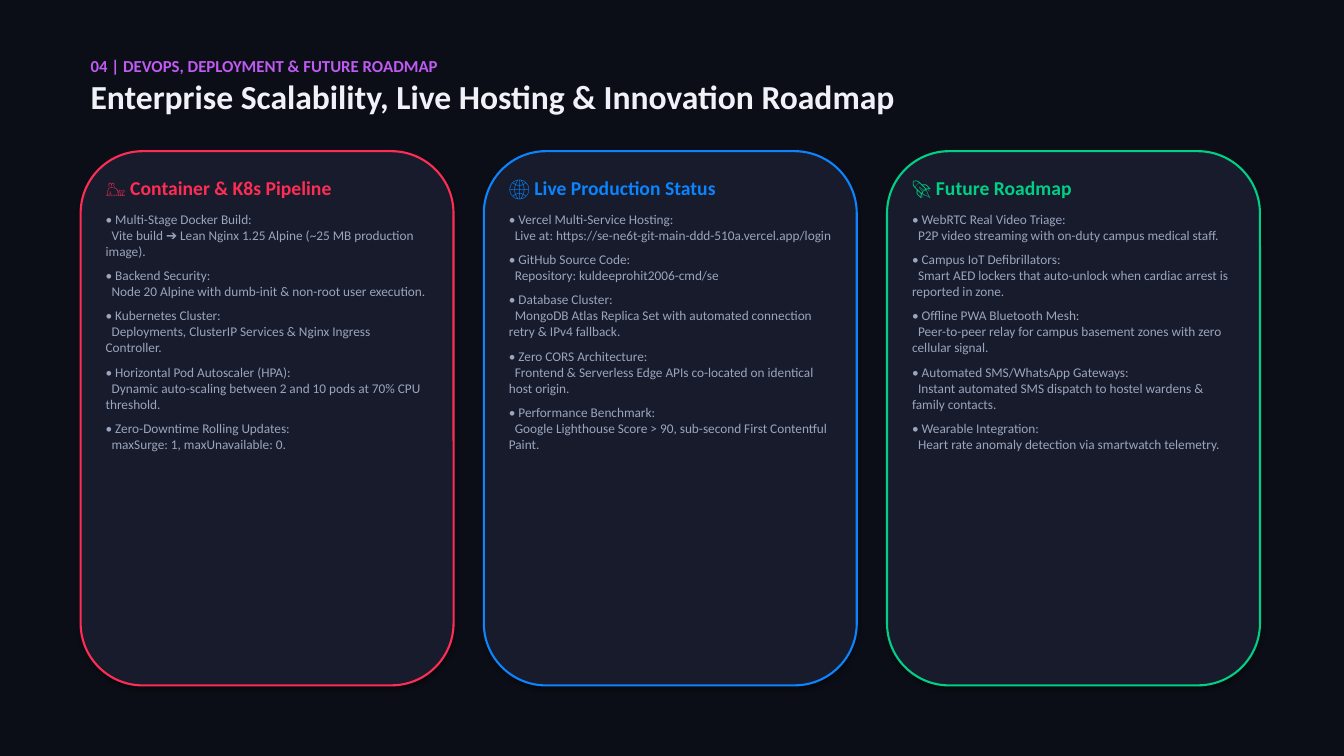
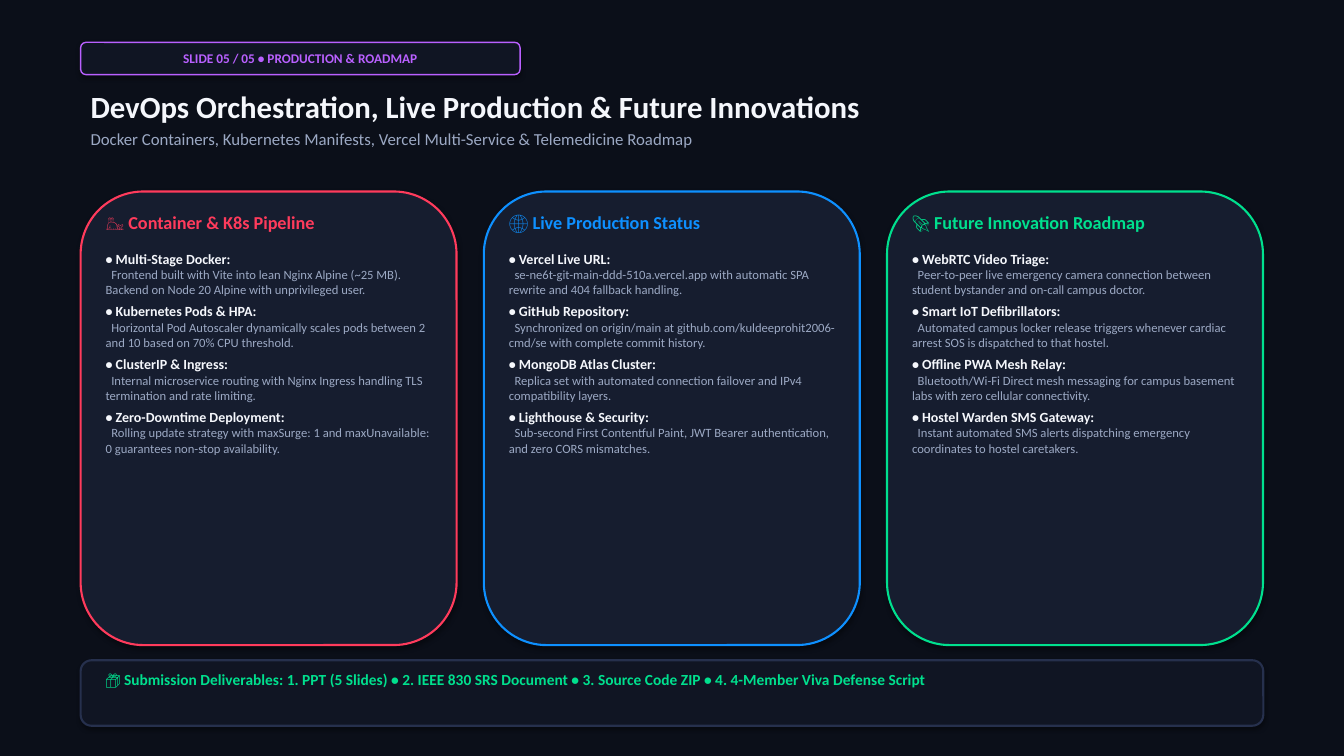
Before and after one commit to kuldeeprohit2006-cmd/se, a slide deck: slide 5 of Project_Submission_Package/MediGuard_Presentation_4_Slides.pptx. Drawn at 1344x756 pixels with LibreOffice and Linux fonts; fonts in the diff are those of the drawing. Boxes give left, top, right and bottom in pixels: in the first picture for what was removed or moved away, otherwise in the second. Text is boxed around its words. In the diff, an @@ line names an element or a change of style, - is before the commit and + after.

Commit message:
feat: add beautiful Google Slides PPTX, fix Vercel SPA routing and update live URLs

```diff
--- a/Project_Submission_Package/MediGuard_Presentation_4_Slides.pptx
+++ b/Project_Submission_Package/MediGuard_Presentation_4_Slides.pptx
@@ rectangle at bbox=[0, 0, 1344, 756]: fill #0C0E17 to #0B0F19 @@
@@ rounded rectangle added at bbox=[81, 42, 520, 75], fill #101523, outline #B960FF 1 pt, 9.5 pt, text #B960FF, bold @@
+SLIDE 05 / 05 • PRODUCTION & ROADMAP
@@ text removed at bbox=[91, 61, 895, 115] @@
-04 | DEVOPS, DEPLOYMENT & FUTURE ROADMAP
-Enterprise Scalability, Live Hosting & Innovation Roadmap
@@ text added at bbox=[91, 96, 859, 148], 12 pt, text #9CA9C4 @@
+DevOps Orchestration, Live Production & Future Innovations
+Docker Containers, Kubernetes Manifests, Vercel Multi-Service & Telemedicine Roadmap
@@ rounded rectangle: place and size @@
-rounded rectangle at bbox=[81, 151, 454, 686]
+rounded rectangle at bbox=[81, 192, 457, 645]
@@ rounded rectangle at bbox=[81, 192, 457, 645]: fill #171B2B to #161D2F; outline #FF2D55 1.5 pt to #FF3B5C 1.5 pt @@
@@ text "🐳 Container & K8s Pipeline": place and size @@
-text "🐳 Container & K8s Pipeline" at bbox=[106, 181, 426, 451]
+text "🐳 Container & K8s Pipeline" at bbox=[106, 216, 430, 455]
@@ rounded rectangle: place and size @@
-rounded rectangle at bbox=[484, 151, 857, 686]
+rounded rectangle at bbox=[484, 192, 860, 645]
@@ rounded rectangle at bbox=[484, 192, 860, 645]: fill #171B2B to #161D2F; outline #0A84FF 1.5 pt to #0E90FF 1.5 pt @@
@@ text "🌐 Live Production Status": place and size @@
-text "🌐 Live Production Status" at bbox=[509, 181, 831, 449]
+text "🌐 Live Production Status" at bbox=[509, 216, 835, 453]
@@ rounded rectangle: place and size @@
-rounded rectangle at bbox=[887, 151, 1260, 686]
+rounded rectangle at bbox=[887, 192, 1263, 645]
@@ rounded rectangle at bbox=[887, 192, 1263, 645]: fill #171B2B to #161D2F; outline #00D085 1.5 pt to #00E08E 1.5 pt @@
@@ text at bbox=[128, 216, 315, 232]: size 14 to 13 pt, text colour #FF2D55 to #FF3B5C in "🐳 Container & K8s Pipeline" @@
@@ text at bbox=[533, 216, 700, 229]: size 14 to 13 pt, text colour #0A84FF to #0E90FF in "🌐 Live Production Status" @@
@@ text at bbox=[912, 216, 1235, 453]: text changed; size 9.5 to 9 pt; text colour #9AA5BE to #9CA9C4 @@
-🚀 Future Roadmap
-• WebRTC Real Video Triage:
-P2P video streaming with on-duty campus medical staff.
-• Campus IoT Defibrillators:
-Smart AED lockers that auto-unlock when cardiac arrest is reported in zone.
-• Offline PWA Bluetooth Mesh:
-Peer-to-peer relay for campus basement zones with zero cellular signal.
-• Automated SMS/WhatsApp Gateways:
-Instant automated SMS dispatch to hostel wardens & family contacts.
-• Wearable Integration:
-Heart rate anomaly detection via smartwatch telemetry.
+🚀 Future Innovation Roadmap
+• WebRTC Video Triage:
+Peer-to-peer live emergency camera connection between student bystander and on-call campus doctor.
+• Smart IoT Defibrillators:
+Automated campus locker release triggers whenever cardiac arrest SOS is dispatched to that hostel.
+• Offline PWA Mesh Relay:
+Bluetooth/Wi-Fi Direct mesh messaging for campus basement labs with zero cellular connectivity.
+• Hostel Warden SMS Gateway:
+Instant automated SMS alerts dispatching emergency coordinates to hostel caretakers.
@@ text at bbox=[106, 254, 430, 455]: text changed; size 9.5 to 9 pt; text colour #9AA5BE to #9CA9C4 @@
-• Multi-Stage Docker Build:
-Vite build ➔ Lean Nginx 1.25 Alpine (~25 MB production image).
-• Backend Security:
-Node 20 Alpine with dumb-init & non-root user execution.
-• Kubernetes Cluster:
-Deployments, ClusterIP Services & Nginx Ingress Controller.
-• Horizontal Pod Autoscaler (HPA):
-Dynamic auto-scaling between 2 and 10 pods at 70% CPU threshold.
-• Zero-Downtime Rolling Updates:
-maxSurge: 1, maxUnavailable: 0.
+• Multi-Stage Docker:
+Frontend built with Vite into lean Nginx Alpine (~25 MB). Backend on Node 20 Alpine with unprivileged user.
+• Kubernetes Pods & HPA:
+Horizontal Pod Autoscaler dynamically scales pods between 2 and 10 based on 70% CPU threshold.
+• ClusterIP & Ingress:
+Internal microservice routing with Nginx Ingress handling TLS termination and rate limiting.
+• Zero-Downtime Deployment:
+Rolling update strategy with maxSurge: 1 and maxUnavailable: 0 guarantees non-stop availability.
@@ text at bbox=[509, 254, 835, 453]: text changed; size 9.5 to 9 pt; text colour #9AA5BE to #9CA9C4 @@
-• Vercel Multi-Service Hosting:
-Live at: https://se-ne6t-git-main-ddd-510a.vercel.app/login
-• GitHub Source Code:
-Repository: kuldeeprohit2006-cmd/se
-• Database Cluster:
-MongoDB Atlas Replica Set with automated connection retry & IPv4 fallback.
-• Zero CORS Architecture:
-Frontend & Serverless Edge APIs co-located on identical host origin.
-• Performance Benchmark:
-Google Lighthouse Score > 90, sub-second First Contentful Paint.
+• Vercel Live URL:
+se-ne6t-git-main-ddd-510a.vercel.app with automatic SPA rewrite and 404 fallback handling.
+• GitHub Repository:
+Synchronized on origin/main at github.com/kuldeeprohit2006-cmd/se with complete commit history.
+• MongoDB Atlas Cluster:
+Replica set with automated connection failover and IPv4 compatibility layers.
+• Lighthouse & Security:
+Sub-second First Contentful Paint, JWT Bearer authentication, and zero CORS mismatches.
@@ rounded rectangle added at bbox=[81, 660, 1263, 726], fill #101523, outline #26304D 1.5 pt @@
@@ text added at bbox=[124, 673, 926, 688], 11 pt, text #00E08E, bold @@
+📦 Submission Deliverables: 1. PPT (5 Slides) • 2. IEEE 830 SRS Document • 3. Source Code ZIP • 4. 4-Member Viva Defense Script
```
Also in this commit, not shown: 4 other slides changed, 12 other files.
